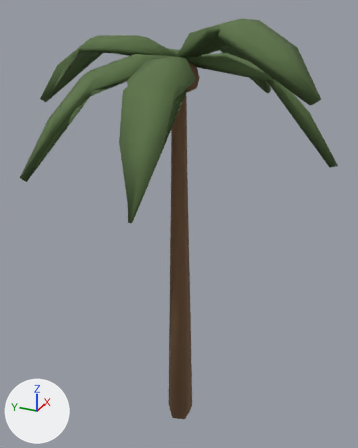
One commit to the FBX model Endless Ocean/Assets/PolyIsland - Low Poly Assets/Models/palm_tree_2.FBX: the scene before it, then after it.
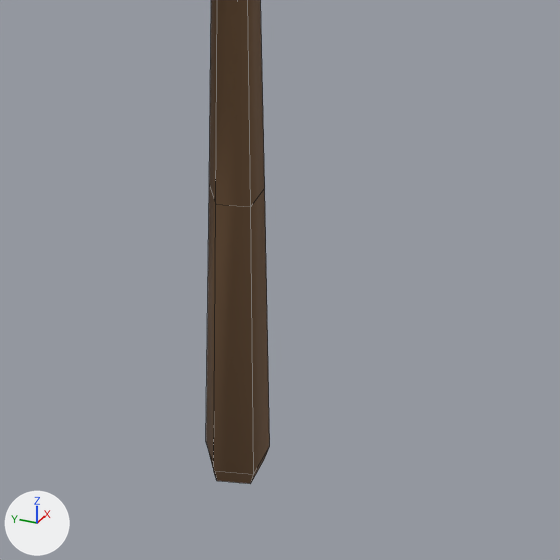
Old and new are each drawn whole from a 50 mm lens placed at (-0.824, -0.452, 0.417), pointed at (0.024, -0.07, -0.007) and again close up on the part from 26% to 84% of the width and 53% to 100% of the height. Arrows for +X, +Y and +Z are at lower left; the lights stay in place. The close-ups show mesh edges as thin lines. Where no turn or scale is listed for an object, it has been applied to the vertices.

Objects in the first close-up: 'palm_tree_2'.
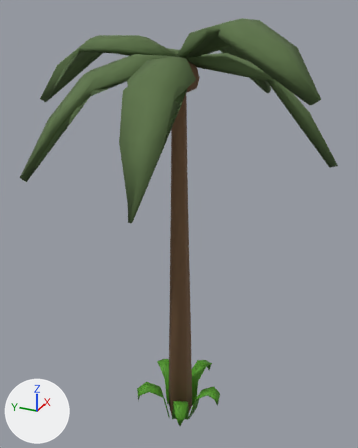
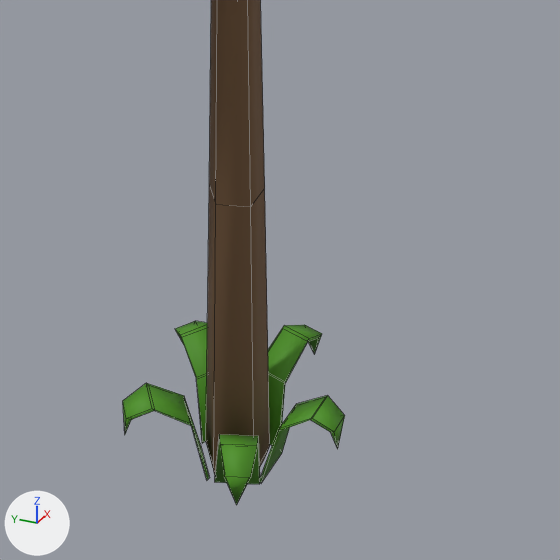
Commit message: Palm trees updated

What the commit changed:
Material 'grass' (mat_grass) is new.
Its base color is (0.0726, 0.296, 0.011) (green #4c941b).
Its roughness is 0.69.
me_untitled_002 is used by ob_palm_tree_2; location (0.0024, -0.0985, 0.0458).
me_untitled_002 had 429 vertices, 463 faces and spanned x -0.289..0.285, y -0.262..0.326, z -0.54..0.344.
me_untitled_002 now has 514 vertices, 548 faces and spans x -0.289..0.285, y -0.262..0.326, z -0.54..0.344.
me_untitled_002 part 1: a new loose piece of 17 vertices spanning x -0.02..0.022, y -0.081..-0.015, z -0.533..-0.444, in mat_grass (green #4c941b).
me_untitled_002 part 2: a new loose piece of 17 vertices spanning x -0.094..-0.017, y -0.035..0.023, z -0.534..-0.443, in mat_grass (green #4c941b).
me_untitled_002 part 3: a new loose piece of 17 vertices spanning x 0.023..0.106, y -0.026..0.022, z -0.536..-0.442, in mat_grass (green #4c941b).
me_untitled_002 part 4: a new loose piece of 17 vertices spanning x 0.002..0.068, y 0.026..0.102, z -0.534..-0.443, in mat_grass (green #4c941b).
me_untitled_002 part 5: a new loose piece of 17 vertices spanning x -0.07..-0.001, y 0.027..0.101, z -0.534..-0.443, in mat_grass (green #4c941b).
me_untitled_002 now uses material mat_grass (green #4c941b).

Location of each change, (x1, y1, x2, y2) in pixels of the close-ups (560 x 560 px):
'palm_tree_2', reshaped: before (206, 0, 270, 484); after (123, 0, 345, 505)
part 1 of me_untitled_002, added (green): after (260, 395, 345, 483)
part 2 of me_untitled_002, added (green): after (215, 434, 260, 505)
part 3 of me_untitled_002, added (green): after (268, 325, 322, 445)
part 4 of me_untitled_002, added (green): after (175, 321, 207, 443)
part 5 of me_untitled_002, added (green): after (123, 383, 209, 480)
